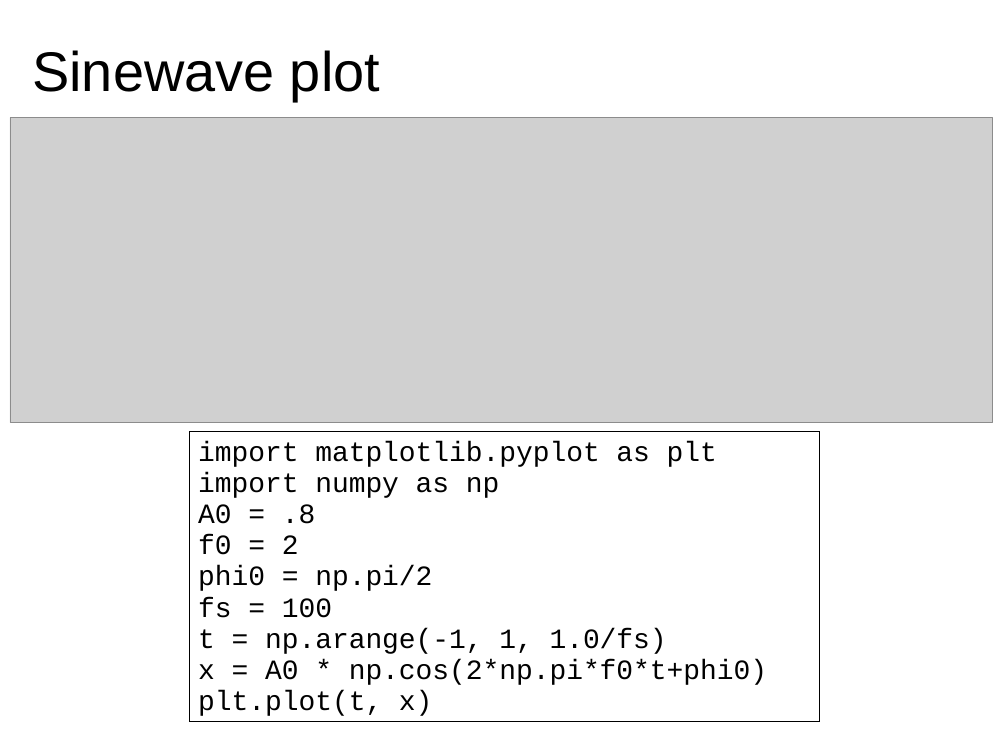
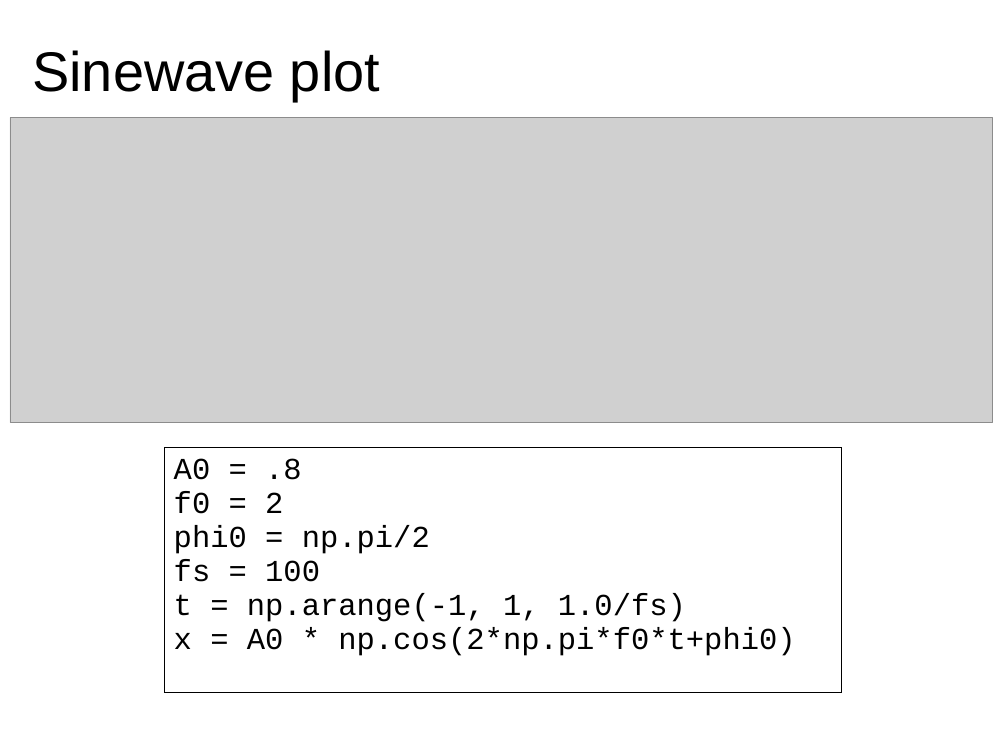
Before and after one commit to MTG/sms-tools, a slide deck: slide 4 of teaching-material/lectures/lect1-Introduction/1-Basic-mathematics.odp. Drawn at 1008x756 pixels with LibreOffice and Linux fonts; fonts in the diff are those of the drawing; grey boxes stand for pictures. Boxes give left, top, right and bottom in pixels: in the first picture for what was removed or moved away, otherwise in the second. Text is boxed around its words. In the diff, an @@ line names an element or a change of style, - is before the commit and + after.

```diff
--- a/teaching-material/lectures/lect1-Introduction/1-Basic-mathematics.odp
+++ b/teaching-material/lectures/lect1-Introduction/1-Basic-mathematics.odp
@@ rectangle "A0 = .8": place and size @@
-rectangle "A0 = .8" at (189,432,820,722)
+rectangle "A0 = .8" at (165,448,842,692)
@@ rectangle "A0 = .8" at (165,448,842,692): size 22 to 24 pt @@
@@ text in rectangle at (198,441,717,498): paragraphs removed @@
-import matplotlib.pyplot as plt
-import numpy as np
@@ text in rectangle at (198,690,432,716): paragraph removed @@
-plt.plot(t, x)
```
Also in this commit, not shown: 6 other slides changed, 10 other files.
